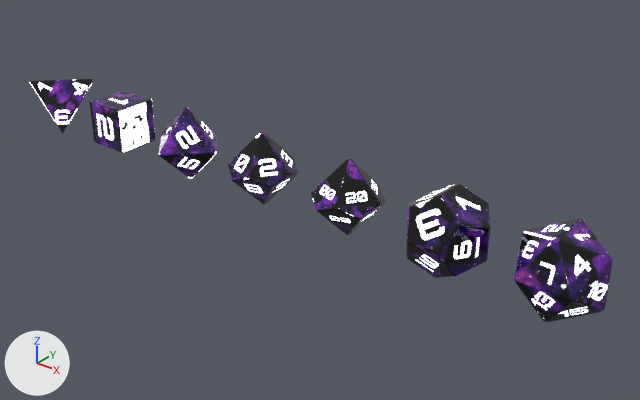
Two versions of the glTF model public/dice/galaxy.glb, one commit apart.
Camera for both pictures: a camera (50 mm lens) standing at (26.14, -139.56, 10.75) and looking at (11.23, -120.92, -0.8). The lights are fixed; the arrows at lower left show +X, +Y and +Z. The first picture is the older version. Vertices at exactly the same position are counted once.

Objects in the first picture: 'd10', 'd100', 'd12', 'd20', 'd4', 'd6', 'd8'.
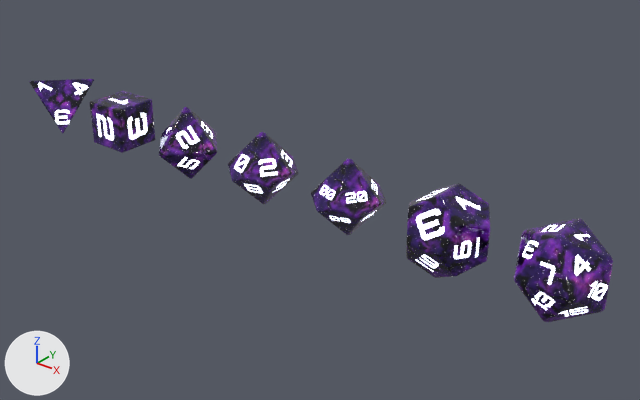
Changed parts and their boxes (x1, y1, x2, y2) in the pictures (640 x 400 px):
part 1 of me_galaxy_d4_001, reshaped: (29, 79, 94, 133) in both
part 2 of me_galaxy_d4_001, surface changed: (31, 79, 92, 132) in both
part 3 of me_galaxy_d6_001, reshaped: (90, 92, 155, 153) in both
part 4 of me_galaxy_d6_001, surface changed (white to purple): (90, 91, 155, 151) in both
part 5 of me_galaxy_d8_001, reshaped: before (159, 107, 217, 157); after (159, 107, 217, 179)
part 6 of me_galaxy_d8_001, surface changed: (159, 108, 217, 178) in both
part 7 of me_galaxy_d10_001, reshaped: (228, 132, 298, 204) in both
part 8 of me_galaxy_d10_001, surface changed: (228, 133, 298, 204) in both
part 9 of me_galaxy_d12_001, reshaped: (406, 183, 490, 278) in both
part 10 of me_galaxy_d12_001, surface changed: (408, 184, 490, 277) in both
part 11 of me_galaxy_d20_001, reshaped: (514, 218, 613, 322) in both
part 12 of me_galaxy_d20_001, surface changed: (516, 218, 612, 322) in both
part 13 of me_galaxy_d100_001, reshaped: (311, 159, 386, 235) in both
part 14 of me_galaxy_d100_001, surface changed (black to purple): (312, 161, 386, 234) in both

What changed in the scene script:
```text
Change me_galaxy_d4_001:
    remove me_galaxy_d4_001.from_pydata(...)  # 1122 vertices, 2240 faces; spans x -0.81..0.81, y -0.81..0.81, z -0.81..0.81
    add me_galaxy_d4_001.from_pydata(...)  # 1300 vertices, 2596 faces; spans x -0.81..0.81, y -0.81..0.81, z -0.81..0.81
    me_galaxy_d4_001 part 1: 36 vertices moved within x -0.8..0.8, y -0.8..0.8, z -0.8..0.8; 27 vertices removed from x -0.79..0.81, y -0.8..0.8, z -0.8..0.8; 205 vertices added at x -0.81..0.81, y -0.81..0.81, z -0.81..0.81
    me_galaxy_d4_001 part 2: 1834 kept faces spanning x -0.81..0.81, y -0.81..0.81, z -0.81..0.81 get new texture (UV) coordinates
Change me_galaxy_d6_001:
    remove me_galaxy_d6_001.from_pydata(...)  # 728 vertices, 1452 faces; spans x -0.75..0.75, y -0.75..0.75, z -0.75..0.75
    add me_galaxy_d6_001.from_pydata(...)  # 1000 vertices, 1996 faces; spans x -0.75..0.75, y -0.75..0.75, z -0.75..0.75
    me_galaxy_d6_001 part 3: 96 vertices removed from x -0.74..0.74, y -0.74..0.74, z -0.74..0.74; 368 vertices added at x -0.75..0.75, y -0.75..0.75, z -0.75..0.75
    me_galaxy_d6_001 part 4: 1036 kept faces spanning x -0.75..0.75, y -0.75..0.75, z -0.75..0.75 get new texture (UV) coordinates
Change me_galaxy_d8_001:
    remove me_galaxy_d8_001.from_pydata(...)  # 917 vertices, 1830 faces; spans x -1.23..1.23, y -1.23..1.23, z -1.23..1.23
    add me_galaxy_d8_001.from_pydata(...)  # 1187 vertices, 2370 faces; spans x -1.24..1.24, y -1.24..1.24, z -1.24..1.24
    me_galaxy_d8_001 part 5: 48 vertices removed from x -1.22..1.22, y -1.22..1.22, z -1.22..1.22; 318 vertices added at x -1.24..1.24, y -1.24..1.24, z -1.24..1.24
    me_galaxy_d8_001 part 6: 1458 kept faces spanning x -1.21..1.21, y -1.21..1.21, z -1.21..1.21 get new texture (UV) coordinates
Change me_galaxy_d10_001:
    remove me_galaxy_d10_001.from_pydata(...)  # 1280 vertices, 2556 faces; spans x -1.06..1.06, y -1.01..1.01, z -1.17..1.17
    add me_galaxy_d10_001.from_pydata(...)  # 1732 vertices, 3460 faces; spans x -1.06..1.06, y -1.01..1.01, z -1.18..1.18
    me_galaxy_d10_001 part 7: 51 vertices moved within x -1.06..0.87, y -1.01..1.01, z -1.17..1.16; 115 vertices removed from x -1.05..1.05, y -1.0..1.0, z -1.17..1.17; 567 vertices added at x -1.06..1.06, y -1.01..1.01, z -1.18..1.18
    me_galaxy_d10_001 part 8: 1902 kept faces spanning x -1.05..1.05, y -1.0..1.0, z -1.17..1.15 get new texture (UV) coordinates
Change me_galaxy_d12_001:
    remove me_galaxy_d12_001.from_pydata(...)  # 1629 vertices, 3254 faces; spans x -1.2..1.2, y -1.2..1.2, z -1.2..1.2
    add me_galaxy_d12_001.from_pydata(...)  # 2309 vertices, 4614 faces; spans x -1.2..1.2, y -1.2..1.2, z -1.2..1.2
    me_galaxy_d12_001 part 9: 86 vertices removed from x -1.18..1.18, y -1.18..1.18, z -1.18..1.18; 766 vertices added at x -1.2..1.2, y -1.2..1.2, z -1.2..1.2
    me_galaxy_d12_001 part 10: 2238 kept faces spanning x -1.2..1.2, y -1.2..1.2, z -1.2..1.2 get new texture (UV) coordinates
Change me_galaxy_d20_001:
    remove me_galaxy_d20_001.from_pydata(...)  # 2629 vertices, 5254 faces; spans x -1.14..1.14, y -1.14..1.14, z -1.14..1.14
    add me_galaxy_d20_001.from_pydata(...)  # 3311 vertices, 6618 faces; spans x -1.14..1.14, y -1.14..1.14, z -1.14..1.14
    me_galaxy_d20_001 part 11: 114 vertices moved within x -1.13..1.13, y -1.13..1.13, z -1.13..1.13; 213 vertices removed from x -1.14..1.14, y -1.14..1.14, z -1.14..1.14; 895 vertices added at x -1.14..1.14, y -1.14..1.14, z -1.14..1.14
    me_galaxy_d20_001 part 12: 4258 kept faces spanning x -1.13..1.13, y -1.13..1.13, z -1.13..1.13 get new texture (UV) coordinates
Change me_galaxy_d100_001:
    remove me_galaxy_d100_001.from_pydata(...)  # 2073 vertices, 4142 faces; spans x -1.06..1.06, y -1.01..1.01, z -1.17..1.17
    add me_galaxy_d100_001.from_pydata(...)  # 2525 vertices, 5046 faces; spans x -1.06..1.06, y -1.01..1.01, z -1.18..1.18
    me_galaxy_d100_001 part 13: 51 vertices moved within x -1.06..0.87, y -1.01..1.01, z -1.17..1.16; 115 vertices removed from x -1.05..1.05, y -1.0..1.0, z -1.17..1.17; 567 vertices added at x -1.06..1.06, y -1.01..1.01, z -1.18..1.18
    me_galaxy_d100_001 part 14: 3488 kept faces spanning x -1.05..1.05, y -1.0..1.0, z -1.17..1.15 get new texture (UV) coordinates
```
